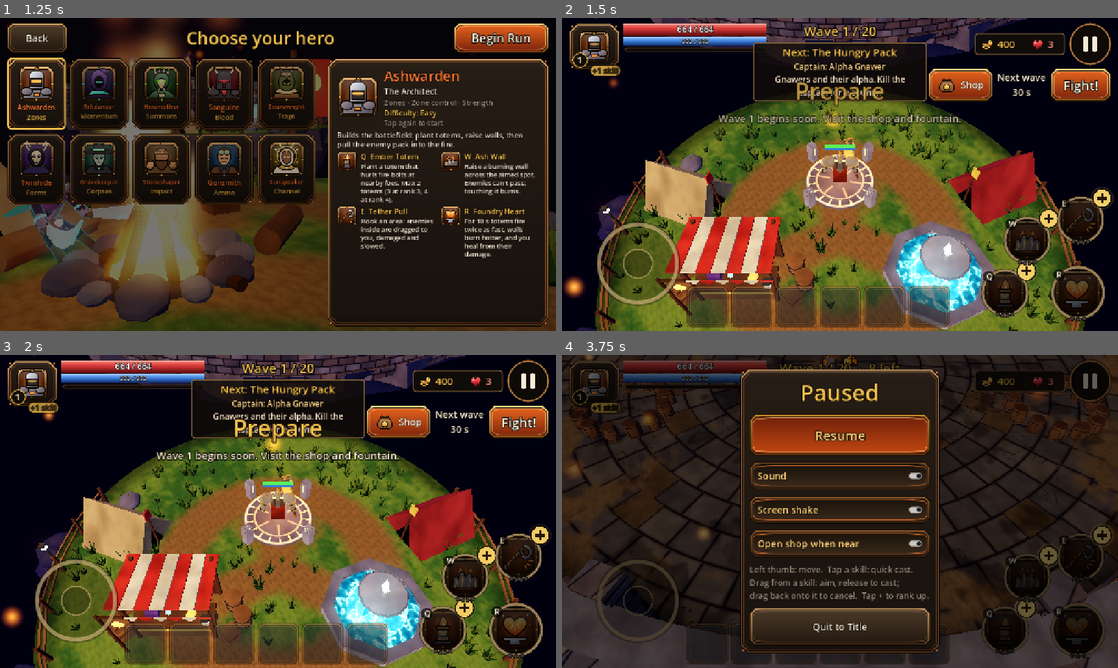
Above: before the commit, frames 1-4 (two rows, left to right).
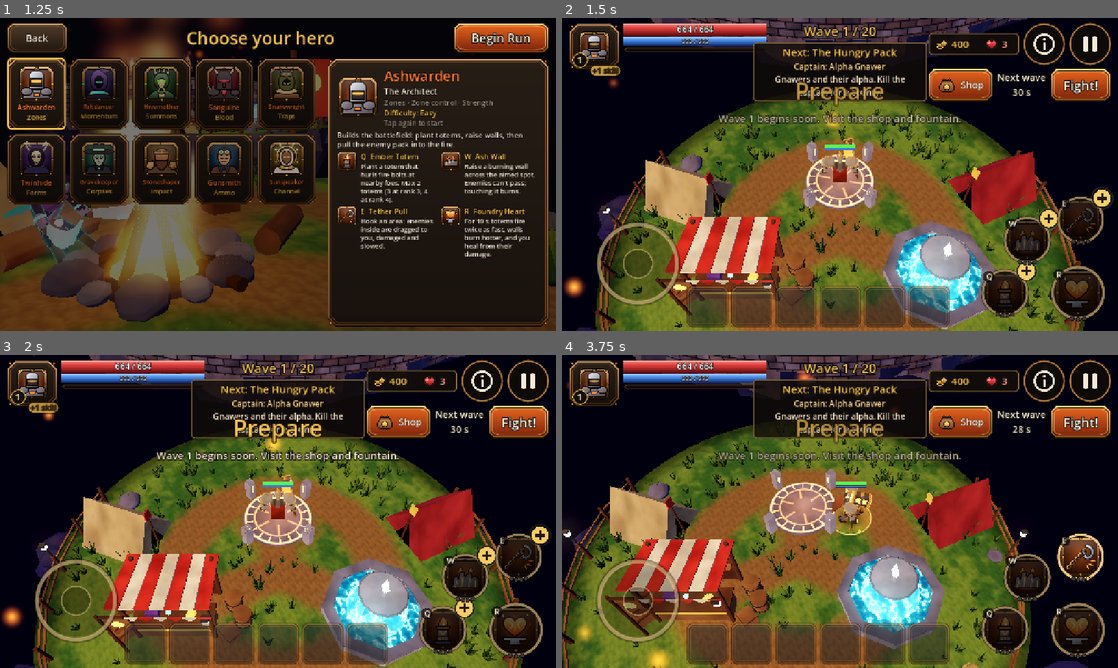
Above: after the commit, the same moments.

Repository: icmrnbw/life-in-arena
Game: Godot game, scene res://scenes/main.tscn
Two runs of this game, one before a commit and one after it. Both use one fixed random seed, a clock stepped at 60 frames per second and the inputs below.
Inputs (mouse positions are in pixels of both pictures, inside the frame that each line leads up to):
- Up to frame 1 (1.25 s): click "Play" at 0.5 s
- Up to frame 2 (1.5 s): click "Begin Run" at 1.25 s
- Up to frame 3 (2 s): no input
- Up to frame 4 (3.75 s): tap Enter at 2 s; move the mouse to (962, 495) at 2.02 s; hold Right 2.03-2.75 s; tap I at 2.1 s; click (962, 495) at 2.17 s; tap Space at 2.27 s; tap P at 2.3 s; tap A at 2.75, 3.5 s; drag from (728, 527) to (812, 574) at 2.77 s; move the mouse to (895, 442) at 3.52 s; hold Right from 3.53 s (still down); tap E at 3.6 s; click (895, 442) at 3.67 s

Frame 1 is identical in both runs. In frame 2, 1.0% of the frame differs, in the area x 65-91%, y 1-16%; in frame 3, 1.0%; in frame 4, 86%, in the area x 0-100%, y 0-100%.

Commit message:
Move skill descriptions to an info button; holding a skill no longer ranks it up (0.4.5)
Holding a skill button showed its description, but on an unlearned skill
with a free point the press itself ranked it up. Descriptions now live on
one (i) button next to pause that opens a paused card listing all four
skills; a held skill button just casts on release.

Co-Authored-By: Claude Opus 5.5 (1M context) <noreply@anthropic.com>
Claude-Session: https://claude.ai/code/session_014LXcv2AFABmcF1u7ffuf2n

Diff:
--- a/art/icons.gd
+++ b/art/icons.gd
@@ -148,7 +148,7 @@
 		"emberbrand", "bulwark_plate", "wayfarer_treads", "hivecore_sigil", "bloodthirst_fang", "wardens_aegis",
 		"healing_draught", "mana_draught", "tome_of_might", "phoenix_feather",
 		"portrait_ashwarden", "portrait_riftdancer", "portrait_hivemother",
-		"gold", "life", "attack", "armor", "speed", "pause", "shop"] + WAVE2_IDS
+		"gold", "life", "attack", "armor", "speed", "pause", "info", "shop"] + WAVE2_IDS
 
 const WAVE2_IDS := ["crimson_cleave", "blood_rush", "hemorrhage", "undying_pact",
 	"snare_trap", "blast_charge", "tripwire", "killing_field",
@@ -425,6 +425,11 @@
 		"pause":
 			return _plain('<rect x="28" y="20" width="26" height="88" rx="7" fill="#f4ead8"' + _o(6) + '/>'
 				+ '<rect x="74" y="20" width="26" height="88" rx="7" fill="#f4ead8"' + _o(6) + '/>')
+		"info":
+			return _plain('<circle cx="64" cy="64" r="50" fill="none" stroke="' + D + '" stroke-width="19"/>'
+				+ '<circle cx="64" cy="64" r="50" fill="none" stroke="#f4ead8" stroke-width="11"/>'
+				+ '<circle cx="64" cy="38" r="9" fill="#f4ead8"' + _o(4) + '/>'
+				+ '<rect x="56" y="54" width="16" height="44" rx="5" fill="#f4ead8"' + _o(4) + '/>')
 		"shop":
 			return _plain('<path d="M40 40 C36 30 46 22 52 30 L64 36 L76 30 C82 22 92 30 88 40 Z" fill="url(#leather)"' + _o(5) + '/>'
 				+ '<path d="M38 42 H90 C108 60 112 82 104 98 C98 110 30 110 24 98 C16 82 20 60 38 42 Z" fill="url(#leather)"' + _o(5) + '/>'
--- a/project.godot
+++ b/project.godot
@@ -4,7 +4,7 @@
 [application]
 
 config/name="Emberpit"
-config/version="0.4.4"
+config/version="0.4.5"
 run/main_scene="res://scenes/main.tscn"
 config/features=PackedStringArray("4.6", "GL Compatibility")
 config/icon="res://art/app_icon.png"
--- a/scripts/main.gd
+++ b/scripts/main.gd
@@ -43,6 +43,13 @@
 		"pause":
 			start_run(hero if hero != "" else "ashwarden", maxi(1, wave))
 			get_tree().create_timer(0.8).timeout.connect(pause_game)
+		"skills":
+			start_run(hero if hero != "" else "ashwarden", maxi(1, wave))
+			get_tree().create_timer(0.8).timeout.connect(func():
+				if run and run.hero:
+					run.hero.ranks[0] = 2
+					run.hero.ranks[1] = 1
+				show_skill_info())
 		"end", "victory":
 			start_run(hero if hero != "" else "ashwarden", maxi(1, wave))
 			get_tree().create_timer(0.8).timeout.connect(func():
@@ -71,7 +78,7 @@
 	var t := 0.0
 	while t < 8.0:
 		var ok := true
-		if sc in ["hud", "shop", "pause", "end", "victory"]:
+		if sc in ["hud", "shop", "pause", "skills", "end", "victory"]:
 			ok = run != null and is_instance_valid(run) and run.camera != null
 			if ok and sc == "shop":
 				ok = run.hud != null and run.hud.shop != null
@@ -176,6 +183,7 @@
 	add_child(run)
 	run.run_ended.connect(_on_run_ended)
 	run.hud.pause_requested.connect(pause_game)
+	run.hud.skills_info_requested.connect(show_skill_info)
 
 
 func _end_run_node() -> void:
@@ -233,6 +241,18 @@
 	_release_controls()
 	get_tree().paused = true
 	pause_ui = Menus.pause_menu(resume_game, func(): show_title())
+	ui.add_child(pause_ui)
+
+
+## Skill descriptions: pauses like the pause menu and shares its slot, so Back / Esc / resume close it too.
+func show_skill_info() -> void:
+	if run == null or not is_instance_valid(run) or run.result != "" or run.hero == null:
+		return
+	if pause_ui != null:
+		return
+	_release_controls()
+	get_tree().paused = true
+	pause_ui = Menus.skill_info(run.hero, resume_game)
 	ui.add_child(pause_ui)
 
 
--- a/scripts/ui/hud.gd
+++ b/scripts/ui/hud.gd
@@ -2,6 +2,7 @@
 ## In-run HUD: bars, wave/prep info, gold & lives, boss bar, toasts, banner, item slots, shop, touch controls.
 
 signal pause_requested
+signal skills_info_requested
 
 var run: Run
 var root: Control
@@ -34,6 +35,7 @@
 var gold_label: Label
 var lives_label: Label
 var pause_btn: Button
+var info_btn: Button
 var toast_box: VBoxContainer
 var banner_box: VBoxContainer
 var banner_label: Label
@@ -77,7 +79,7 @@
 	_build_slots()
 	_build_banner_toasts()
 
-	controls.blockers = [top_right, fight_btn, shop_btn, slots_box, pause_btn, prep_box]
+	controls.blockers = [top_right, fight_btn, shop_btn, slots_box, pause_btn, info_btn, prep_box]
 	run.toast_requested.connect(show_toast)
 	run.banner_requested.connect(show_banner)
 	root.resized.connect(_apply_safe_area)
@@ -346,6 +348,14 @@
 	lives_label = UIK.label("3", "", 24, Color(1, 0.6, 0.55))
 	lives_label.custom_minimum_size = Vector2(28, 0)
 	ib.add_child(lives_label)
+	# one button for every skill's description (holding a skill button used to show it, and ranked it up by accident)
+	info_btn = UIK.button("", "SkillButton", Vector2(96, 96))
+	info_btn.icon = UIK.icon("info")
+	info_btn.expand_icon = true
+	info_btn.icon_alignment = HORIZONTAL_ALIGNMENT_CENTER
+	info_btn.add_theme_constant_override("icon_max_width", 56)
+	info_btn.pressed.connect(func(): skills_info_requested.emit())
+	top_right.add_child(info_btn)
 	pause_btn = UIK.button("", "SkillButton", Vector2(96, 96))
 	pause_btn.icon = UIK.icon("pause")
 	pause_btn.expand_icon = true
--- a/scripts/ui/menus.gd
+++ b/scripts/ui/menus.gd
@@ -483,9 +483,97 @@
 	v.add_child(_toggle("Sound", "sound"))
 	v.add_child(_toggle("Screen shake", "shake"))
 	v.add_child(_toggle("Open shop when near", "auto_shop"))
-	var help := UIK.label("Left thumb: move.  Tap a skill: quick cast.\nDrag from a skill: aim, release to cast;\ndrag back onto it to cancel.  Tap + to rank up.", "SmallLabel", 19, UIK.col("dim", Color(0.75, 0.7, 0.62)))
+	var help := UIK.label("Left thumb: move.  Tap a skill: quick cast.\nDrag from a skill: aim, release to cast;\ndrag back onto it to cancel.  Tap + to rank up.\nThe (i) button shows what every skill does.", "SmallLabel", 19, UIK.col("dim", Color(0.75, 0.7, 0.62)))
 	v.add_child(help)
 	var q := UIK.button("Quit to Title", "", Vector2(400, 88))
 	q.pressed.connect(on_quit)
 	v.add_child(q)
 	return root
+
+
+# ---------------------------------------------------------------- skill info
+## Every skill of the hero on one card: name, key, rank, cost, cooldown and what it does. Opened by the HUD's info button.
+static func skill_info(h: Hero, on_close: Callable) -> Control:
+	var root := _base()
+	root.process_mode = Node.PROCESS_MODE_ALWAYS
+	var shade := ColorRect.new()
+	shade.set_anchors_and_offsets_preset(Control.PRESET_FULL_RECT)
+	shade.color = Color(0, 0, 0, 0.6)
+	root.add_child(shade)
+	var center := CenterContainer.new()
+	center.set_anchors_and_offsets_preset(Control.PRESET_FULL_RECT)
+	root.add_child(center)
+	var frame := UIK.panel("FramePanel")
+	center.add_child(frame)
+	var outer := VBoxContainer.new()
+	outer.add_theme_constant_override("separation", 10)
+	frame.add_child(outer)
+	var head := HBoxContainer.new()
+	head.add_theme_constant_override("separation", 14)
+	outer.add_child(head)
+	var t := _outlined(UIK.label("%s skills" % DB.HEROES[h.hero_id]["name"], "TitleLabel", 36, UIK.col("gold", Color.GOLD)))
+	t.size_flags_horizontal = Control.SIZE_EXPAND_FILL
+	head.add_child(t)
+	var close := UIK.button("Close", "PrimaryButton", Vector2(150, 72))
+	close.pressed.connect(on_close)
+	head.add_child(close)
+	var scroll := ScrollContainer.new()
+	scroll.horizontal_scroll_mode = ScrollContainer.SCROLL_MODE_DISABLED
+	scroll.custom_minimum_size = Vector2(1000, 520)
+	outer.add_child(scroll)
+	var list := VBoxContainer.new()
+	list.add_theme_constant_override("separation", 12)
+	list.size_flags_horizontal = Control.SIZE_EXPAND_FILL
+	scroll.add_child(list)
+	var keys := ["Q", "W", "E", "R"]
+	for slot in 4:
+		list.add_child(_skill_row(h, slot, keys[slot]))
+	# fit the card to the screen (phones are ~720 px tall at base size)
+	root.resized.connect(func():
+		var s := root.size
+		scroll.custom_minimum_size = Vector2(minf(1000.0, s.x - 120.0), minf(560.0, s.y - 200.0)))
+	return root
+
+
+static func _skill_row(h: Hero, slot: int, key: String) -> Control:
+	var sid: String = h.skill_ids[slot]
+	var sd: Dictionary = DB.SKILLS[sid]
+	var r: int = h.ranks[slot]
+	var ri := clampi(r - 1, 0, 3)
+	var row := PanelContainer.new()
+	var bg := StyleBoxFlat.new()
+	bg.bg_color = Color(0.09, 0.065, 0.045, 0.97)
+	bg.border_color = UIK.col("frame", Color(0.54, 0.42, 0.23))
+	bg.set_border_width_all(2)
+	bg.set_corner_radius_all(10)
+	bg.set_content_margin_all(14)
+	row.add_theme_stylebox_override("panel", bg)
+	var hb := HBoxContainer.new()
+	hb.add_theme_constant_override("separation", 16)
+	row.add_child(hb)
+	var ic := UIK.icon_rect(sid, 84)
+	ic.size_flags_vertical = Control.SIZE_SHRINK_BEGIN
+	if r == 0:
+		ic.modulate = Color(0.6, 0.6, 0.6)
+	hb.add_child(ic)
+	var v := VBoxContainer.new()
+	v.add_theme_constant_override("separation", 4)
+	v.size_flags_horizontal = Control.SIZE_EXPAND_FILL
+	hb.add_child(v)
+	var name_line := "%s  ·  %s" % [String(sd["name"]), key + (" (ultimate)" if slot == 3 else "")]
+	v.add_child(UIK.label(name_line, "", 26, UIK.col("gold", Color.GOLD)))
+	var bits := ["Rank %d/%d" % [r, h.max_rank(slot)] if r > 0 else "Not learned yet"]
+	var mana: Array = sd.get("mana", [])
+	if not mana.is_empty():
+		bits.append("%d mana" % int(mana[mini(ri, mana.size() - 1)]))
+	var cds: Array = sd.get("cd", [])
+	if not cds.is_empty():
+		bits.append("%ss cooldown" % String.num(float(cds[mini(ri, cds.size() - 1)]), 1).trim_suffix(".0"))
+	if h.can_rank_up(slot):
+		bits.append("rank up ready: tap + on its button")
+	v.add_child(UIK.label("  ·  ".join(bits), "SmallLabel", 18, UIK.col("dim", Color(0.75, 0.7, 0.62))))
+	var d := UIK.label(String(sd.get("desc", "")), "", 20, UIK.col("text", Color(0.95, 0.92, 0.85)))
+	d.autowrap_mode = TextServer.AUTOWRAP_WORD_SMART
+	d.custom_minimum_size = Vector2(600, 0)
+	v.add_child(d)
+	return row
--- a/scripts/ui/touch_controls.gd
+++ b/scripts/ui/touch_controls.gd
@@ -1,8 +1,8 @@
 extends Control
 ## Multi-touch controls: floating joystick (left), skill buttons in an arc (right), active-item buttons.
 ## Tap a skill = smart cast; drag out of a skill = aim (release to cast, drag back onto the button to cancel).
-## Press and hold a skill (without dragging) = show its description; releasing then doesn't cast.
-## Keyboard/mouse fallback: arrows move (or hold right mouse), Q/W/E/R cast, Ctrl+Q/W/E/R rank up, 1-6 items.
+## Skill descriptions live behind the HUD's info button (holding a skill no longer shows them).
+## Keyboard/mouse fallback: arrows move (or hold right mouse), Q/W/E/R cast, Ctrl+Q/W/E/R rank up, 1-6 items, I skill info.
 
 const JOY_R := 95.0
 const KNOB_R := 44.0
@@ -11,7 +11,6 @@
 const ITEM_D := 100.0
 const BADGE_HIT := 42.0
 const AIM_PIXELS := 190.0
-const HOLD_MS := 450
 
 var run: Run
 var hud: Node
@@ -30,7 +29,6 @@
 var tap_touch := {}              # finger -> {start, t}
 var _keys_move := Vector2.ZERO
 var _rmb := false
-var tip: PanelContainer = null
 
 
 func setup(r: Run, h: Node) -> void:
@@ -158,12 +156,9 @@
 		h.move_input = mv
 	elif not enabled and not Game.autoplay:
 		h.move_input = Vector2.ZERO
-	# keep aim indicators following the hero; a finger held still on a skill shows its description
+	# keep aim indicators following the hero
 	for f in skill_touch:
 		var st: Dictionary = skill_touch[f]
-		if not st["left"] and not st["tip"] and Time.get_ticks_msec() - int(st["t"]) > HOLD_MS:
-			st["tip"] = true
-			_show_tip(st["slot"])
 		if st.get("left", false):
 			_update_aim(st, st["last_pos"])
 	queue_redraw()
@@ -301,7 +296,7 @@
 			run.rank_up(s)
 			get_viewport().set_input_as_handled()
 			return
-		skill_touch[f] = {"slot": s, "start": p, "left": false, "aim_fx": null, "last_pos": p, "aim": {}, "t": Time.get_ticks_msec(), "tip": false}
+		skill_touch[f] = {"slot": s, "start": p, "left": false, "aim_fx": null, "last_pos": p, "aim": {}}
 		skill_buttons[s].pressed = true
 		skill_buttons[s].cancel = false
 		get_viewport().set_input_as_handled()
@@ -375,9 +370,6 @@
 		st["last_pos"] = p
 		var inside := p.distance_to(sb.center()) <= sb.radius() * 1.05
 		if not inside:
-			if st["tip"]:
-				st["tip"] = false
-				_hide_tip()
 			st["left"] = true
 			sb.cancel = false
 			_update_aim(st, p)
@@ -403,9 +395,7 @@
 		sb.pressed = false
 		sb.cancel = false
 		skill_touch.erase(f)
-		if st["tip"]:
-			_hide_tip()   # it was a hold to read the description, not a cast
-		elif not st["left"]:
+		if not st["left"]:
 			run.try_cast(slot)
 		elif not inside:
 			var aim: Dictionary = _compute_aim(slot, p)
@@ -434,7 +424,6 @@
 		_stop_aim(skill_touch[f])
 		skill_buttons[skill_touch[f]["slot"]].pressed = false
 	skill_touch.clear()
-	_hide_tip()
 	tap_touch.clear()
 
 
@@ -550,54 +539,5 @@
 		run.skip_prep()
 	elif e.keycode == KEY_B and hud and hud.has_method("toggle_shop"):
 		hud.toggle_shop()
-
-
-## Description card for a held skill button: name, rank, cost and what it does.
-func _show_tip(slot: int) -> void:
-	_hide_tip()
-	var h := run.hero
-	var sid: String = h.skill_ids[slot]
-	var sd: Dictionary = DB.SKILLS[sid]
-	var r: int = h.ranks[slot]
-	var ri := clampi(r - 1, 0, 3)
-	tip = UIK.panel()
-	tip.mouse_filter = Control.MOUSE_FILTER_IGNORE
-	var bg := StyleBoxFlat.new()   # solid: the HUD behind must not show through the text
-	bg.bg_color = Color(0.09, 0.065, 0.045, 0.97)
-	bg.border_color = UIK.col("gold", Color(0.85, 0.65, 0.3))
-	bg.set_border_width_all(3)
-	bg.set_corner_radius_all(10)
-	bg.set_content_margin_all(18)
-	tip.add_theme_stylebox_override("panel", bg)
-	var v := VBoxContainer.new()
-	v.add_theme_constant_override("separation", 4)
-	v.mouse_filter = Control.MOUSE_FILTER_IGNORE
-	tip.add_child(v)
-	v.add_child(UIK.label(String(sd["name"]), "", 26, UIK.col("gold", Color.GOLD)))
-	var bits := ["Rank %d/%d" % [r, h.max_rank(slot)] if r > 0 else "Not learned yet"]
-	var mana: Array = sd.get("mana", [])
-	if not mana.is_empty():
-		bits.append("%d mana" % int(mana[mini(ri, mana.size() - 1)]))
-	var cds: Array = sd.get("cd", [])
-	if not cds.is_empty():
-		bits.append("%ss cooldown" % String.num(float(cds[mini(ri, cds.size() - 1)]), 1).trim_suffix(".0"))
-	v.add_child(UIK.label("  ·  ".join(bits), "SmallLabel", 18, UIK.col("dim", Color(0.75, 0.7, 0.62))))
-	var d := UIK.label(String(sd.get("desc", "")), "", 20, UIK.col("text", Color(0.95, 0.92, 0.85)))
-	d.autowrap_mode = TextServer.AUTOWRAP_WORD_SMART
-	d.custom_minimum_size = Vector2(440, 0)
-	v.add_child(d)
-	add_child(tip)
-	tip.reset_size()
-	# to the left of the button arc, level with the held button, kept on screen
-	var sb: SkillButton = skill_buttons[slot]
-	var vs := get_viewport_rect().size
-	var p := Vector2(sb.center().x - sb.radius() - 24.0 - tip.size.x, sb.center().y - sb.radius() - tip.size.y - 12.0)
-	if slot != 3:
-		p.x = minf(p.x, skill_buttons[3].center().x - skill_buttons[3].radius() - 24.0 - tip.size.x)
-	tip.position = Vector2(clampf(p.x, 16.0, vs.x - tip.size.x - 16.0), clampf(p.y, 16.0, vs.y - tip.size.y - 16.0))
-
-
-func _hide_tip() -> void:
-	if tip and is_instance_valid(tip):
-		tip.queue_free()
-	tip = null
+	elif e.keycode == KEY_I and hud:
+		hud.skills_info_requested.emit()
--- a/tests/test_flows.gd
+++ b/tests/test_flows.gd
@@ -182,17 +182,19 @@
 	check(h.cds[0] > 0.0, "tap-cast Q while joystick held (cooldown started)", "cd=%f" % h.cds[0])
 	check(_count_allies(run, "ember_totem") == totems_before + 1, "a totem was placed")
 	check(h.move_input.x > 0.8, "joystick still active during skill tap", str(h.move_input))
-	# press and hold Q: shows its description and does not cast on release
+	# press and hold Q (still finger) then release: a cast, never a rank up; descriptions moved to the info button
 	h.mana = h.max_mana
 	h.cds[0] = 0.0
+	h.skill_points += 1
+	var held_ranks := h.ranks.duplicate()
 	touch(1, c0, true)
 	await wait(0.7)
 	await frames(2)
-	check(tc.tip != null and tc.tip.visible, "holding Q shows its description")
 	touch(1, c0, false)
 	await frames(2)
-	check(tc.tip == null, "releasing the hold hides the description")
-	check(h.cds[0] == 0.0, "releasing a hold does not cast", "cd=%f" % h.cds[0])
+	check(h.ranks == held_ranks, "holding Q with a skill point does not rank anything up", str(h.ranks))
+	check(h.cds[0] > 0.0, "releasing a held Q casts it", "cd=%f" % h.cds[0])
+	h.skill_points -= 1
 	touch(0, Vector2(320, 560), false)
 	await frames(2)
 	check(h.move_input.length() < 0.01, "joystick release stops movement")
@@ -293,6 +295,30 @@
 		check(b.size.x >= 96.0 and b.size.y >= 96.0, "inventory slot button >= 96 px", str(b.size))
 		break
 	check(run.hud.pause_btn.size.x >= 96.0, "pause button >= 96", str(run.hud.pause_btn.size))
+	check(run.hud.info_btn.size.x >= 96.0, "skill info button >= 96", str(run.hud.info_btn.size))
+	# skill info: one button opens every skill's description, paused; Close resumes
+	run.hud.info_btn.pressed.emit()
+	await frames(2)
+	check(main.pause_ui != null and get_tree().paused, "info button opens the skill card and pauses")
+	if main.pause_ui != null:
+		var txt := _all_text(main.pause_ui)
+		for sid in run.hero.skill_ids:
+			check(txt.contains(String(DB.SKILLS[sid]["name"])), "skill card lists " + sid)
+		var close := find_button(main.pause_ui, "Close")
+		check(close != null, "skill card has Close")
+		if close:
+			close.pressed.emit()
+			await frames(2)
+	check(main.pause_ui == null and not get_tree().paused, "Close shuts the skill card and resumes")
+
+
+func _all_text(n: Node) -> String:
+	var out := ""
+	if n is Label:
+		out += n.text + "\n"
+	for c in n.get_children():
+		out += _all_text(c)
+	return out
 
 
 func _count_allies(run: Run, kind: String) -> int:
Not shown, changed: export_presets.cfg
Not shown, changed: README.md
